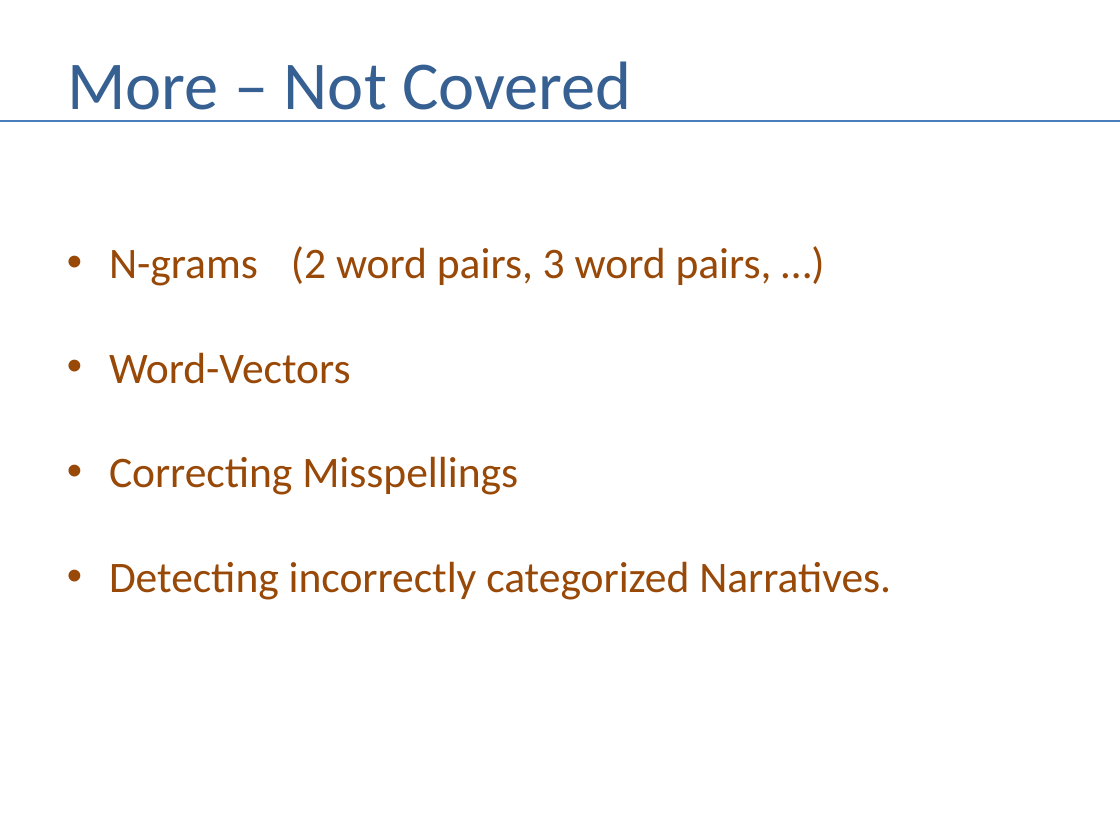
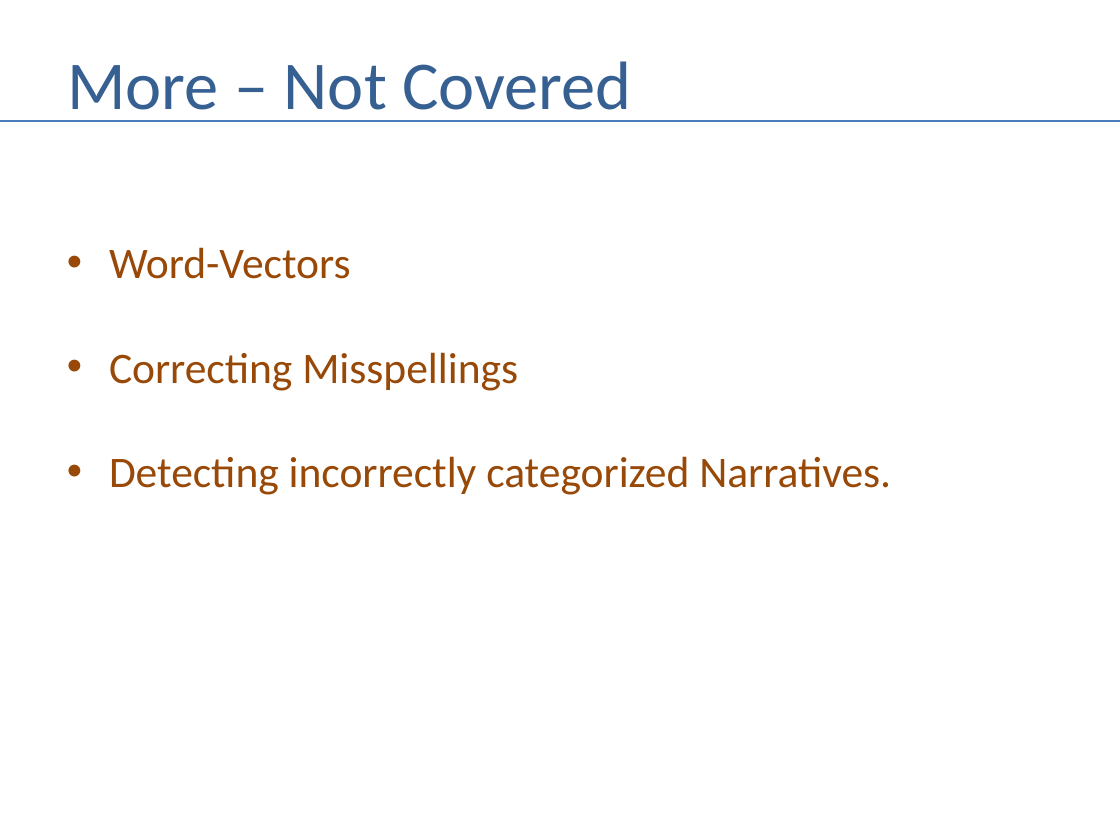
Before and after one commit to andrewferlitsch/Portland-Data-Science-Group, a slide deck: slide 22 of Presentations/NLP - Narrative.pptx (slide 21 before the commit). Drawn at 1120x840 pixels with LibreOffice and Linux fonts; fonts in the diff are those of the drawing. Boxes give left, top, right and bottom in pixels: in the first picture for what was removed or moved away, otherwise in the second. Text is boxed around its words. In the diff, an @@ line names an element or a change of style, - is before the commit and + after.

```diff
--- a/Presentations/NLP - Narrative.pptx
+++ b/Presentations/NLP - Narrative.pptx
@@ text at <box>109,246,772,286</box>: paragraph removed @@
-• N-grams (2 word pairs, 3 word pairs, …)
```
Also in this commit, not shown: 1 other slide changed, 1 slide added.
